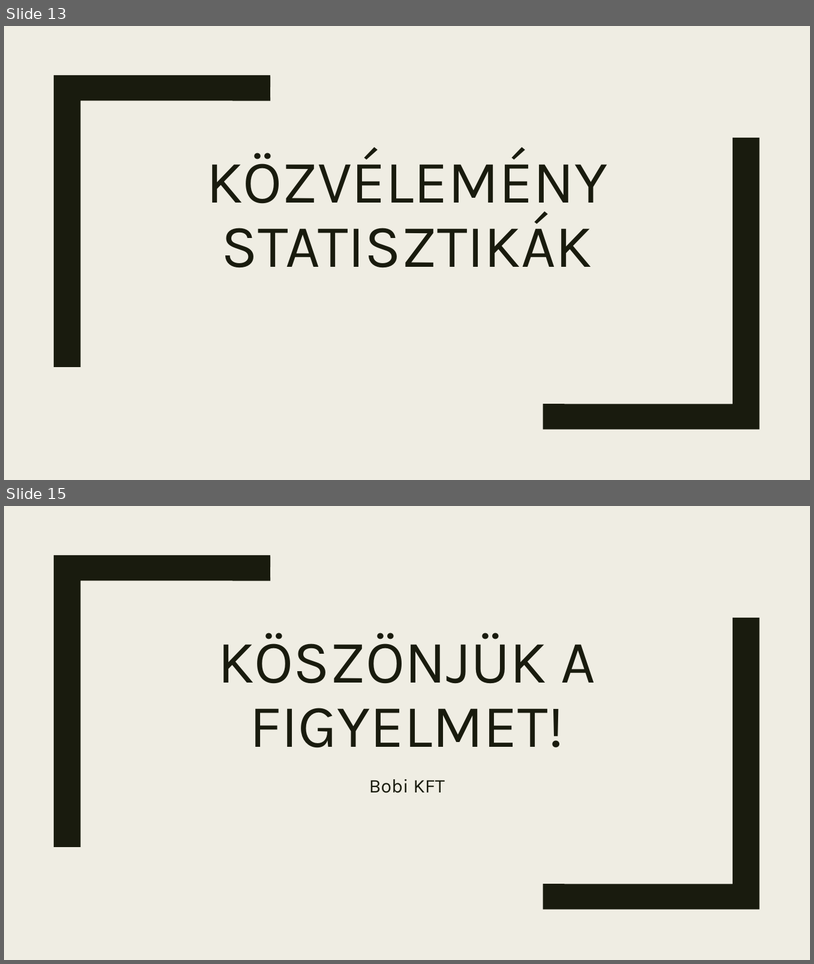
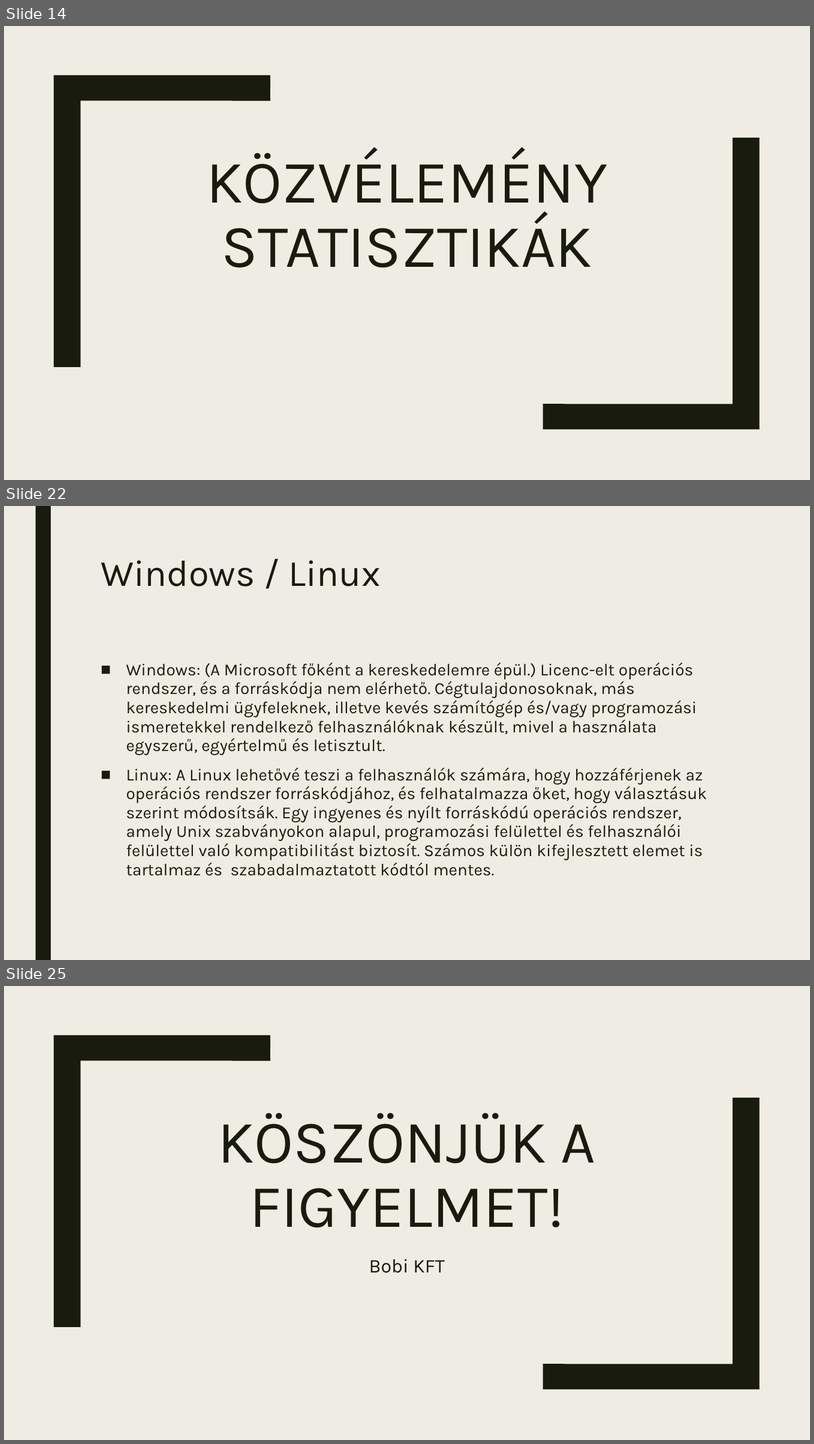
Before and after one commit to HrubosMark/Bobi-KFT, a slide deck: Bobi_Kft.pptx. Shown one above the other, each under a label of ours: slides 13 and 15 before the commit, slides 14, 22 and 25 after it; the slides between them are not shown. The pictures are 814x964 and 814x1444 pixels, drawn with LibreOffice and Linux fonts; fonts in the diff are those of the drawing. Boxes give left, top, right and bottom in pixels: in the first picture for what was removed or moved away, otherwise in the second. Text is boxed around its words. In the diff, an @@ line names an element or a change of style, - is before the commit and + after.

```diff
--- a/Bobi_Kft.pptx
+++ b/Bobi_Kft.pptx
@@ slide 22 added at box(4, 506, 810, 960), background #EFEDE3 @@
@@ rectangle added at box(35, 506, 51, 960), fill #191B0E @@
@@ title added at box(101, 560, 381, 586), 44 pt, text #191B0E @@
+Windows / Linux
@@ text added at box(126, 662, 707, 876), 20 pt, text #191B0E @@
+■ Windows: (A Microsoft főként a kereskedelemre épül.) Licenc-elt operációs rendszer, és a forráskódja nem elérhető. Cégtulajdonosoknak, más kereskedelmi ügyfeleknek, illetve kevés számítógép és/vagy programozási ismeretekkel rendelkező felhasználóknak készült, mivel a használata egyszerű, egyértelmű és letisztult.
+■ Linux: A Linux lehetővé teszi a felhasználók számára, hogy hozzáférjenek az operációs rendszer forráskódjához, és felhatalmazza őket, hogy választásuk szerint módosítsák. Egy ingyenes és nyílt forráskódú operációs rendszer, amely Unix szabványokon alapul, programozási felülettel és felhasználói felülettel való kompatibilitást biztosít. Számos külön kifejlesztett elemet is tartalmaz és szabadalmaztatott kódtól mentes.
@@ what was slide 13 is now slide 14 @@
@@ what was slide 15 is now slide 25 @@
```
Also in this commit, not shown: 9 slides changed, 10 other slides added, 1 slide removed.
